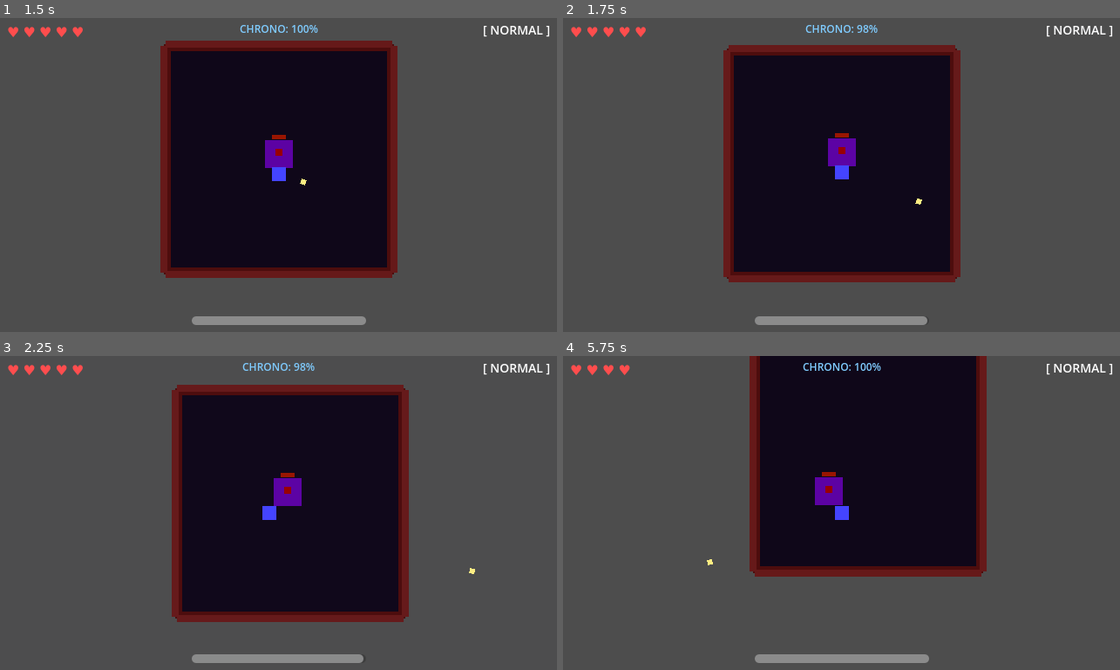
Above: before the commit, frames 1-4 (two rows, left to right).
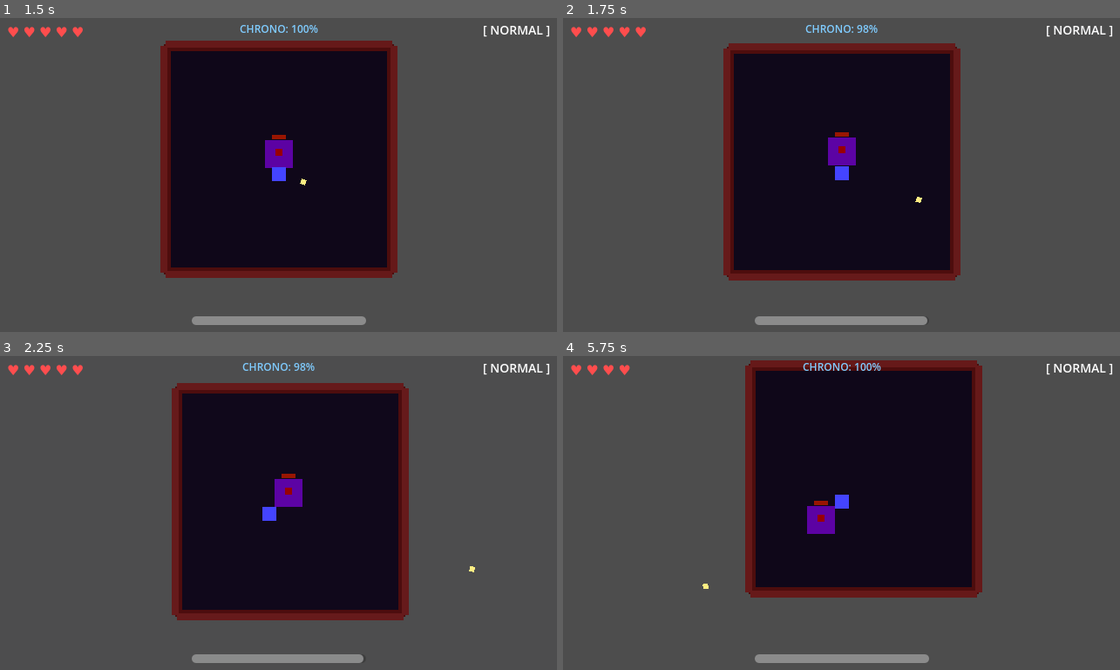
Above: after the commit, the same moments.

Repository: scarf-y/Polychron
Game: Godot game, scene res://scenes/levels/level_02.tscn
The game is run twice, just before and just after one commit, with the same random seed, the same clock (stepped at 60 frames per second) and the same inputs. This scene is started directly instead of the project's main scene.
Inputs (mouse positions are in pixels of both pictures, inside the frame that each line leads up to):
- Up to frame 1 (1.5 s): move the mouse to (250, 237) at 0.52 s; hold W (move_up) from 0.53 s (still down); tap E (time_erase) at 0.6 s; move the mouse to (445, 222) at 1.27 s; click (445, 222) at 1.35 s
- Up to frame 2 (1.75 s): keep holding W (move_up); tap E (time_erase) at 1.55 s
- Up to frame 3 (2.25 s): move the mouse to (111, 465) at 2.02 s; release W (move_up) at 2.03 s; hold A (move_left) from 2.03 s (still down); tap E (time_erase) at 2.1 s
- Up to frame 4 (5.75 s): move the mouse to (869, 513) at 2.77 s; tap Shift (time_slow) at 2.85 s; tap E (time_erase) at 3.05, 3.8, 4.35, 5.3 s; move the mouse to (757, 434) at 3.52 s; release A (move_left) at 3.53 s; hold S (move_down) 3.53-4.28 s; tap Space (time_stop) at 3.6 s; move the mouse to (964, 497) at 4.27 s; hold D (move_right) 4.28-5.03 s; move the mouse to (730, 528) at 5.02 s; hold W (move_up) from 5.03 s (still down); click (730, 528) at 5.1 s

Frame 1 is identical in both runs. In frame 2, 1.4% of the frame differs, in the area x 28-72%, y 8-85%; in frame 3, 1.4%; in frame 4, 9.9%, in the area x 25-77%, y 0-77%.

Commit message:
fix: Time Erase hides player from enemy collision layers, stalker contact damage threshold 12->20px

Diff:
--- a/scripts/player.gd
+++ b/scripts/player.gd
@@ -73,15 +73,18 @@
 		TimeManager.change_time_state(TimeManager.TimeState.ERASED)
 		# Ghost mode — phase through enemies (layer 3)
 		set_collision_mask_value(3, false)
+		set_collision_layer_value(2, false)  # Hide from enemies too
 		modulate = Color(0.5, 0.5, 1.0, 0.3)
 	elif Input.is_action_just_released("time_erase") and _active_ability == TimeManager.TimeState.ERASED:
 		set_collision_mask_value(3, true)
+		set_collision_layer_value(2, true)  # Become visible again
 		_return_to_normal()
 
 	# Auto-return when gauge depletes
 	if TimeManager.time_gauge <= 0.0 and _active_ability != TimeManager.TimeState.NORMAL:
 		if _active_ability == TimeManager.TimeState.ERASED:
 			set_collision_mask_value(3, true)
+			set_collision_layer_value(2, true)
 		_active_ability = TimeManager.TimeState.NORMAL
 		modulate = Color.WHITE
 
--- a/scripts/stalker_enemy.gd
+++ b/scripts/stalker_enemy.gd
@@ -48,7 +48,7 @@
 		var direction: Vector2 = (player.global_position - global_position).normalized()
 		var distance: float = global_position.distance_to(player.global_position)
 
-		if distance > 12.0:
+		if distance > 20.0:
 			velocity = direction * speed
 		else:
 			velocity = Vector2.ZERO
Not shown, added: scripts/level_transition.gd.uid
